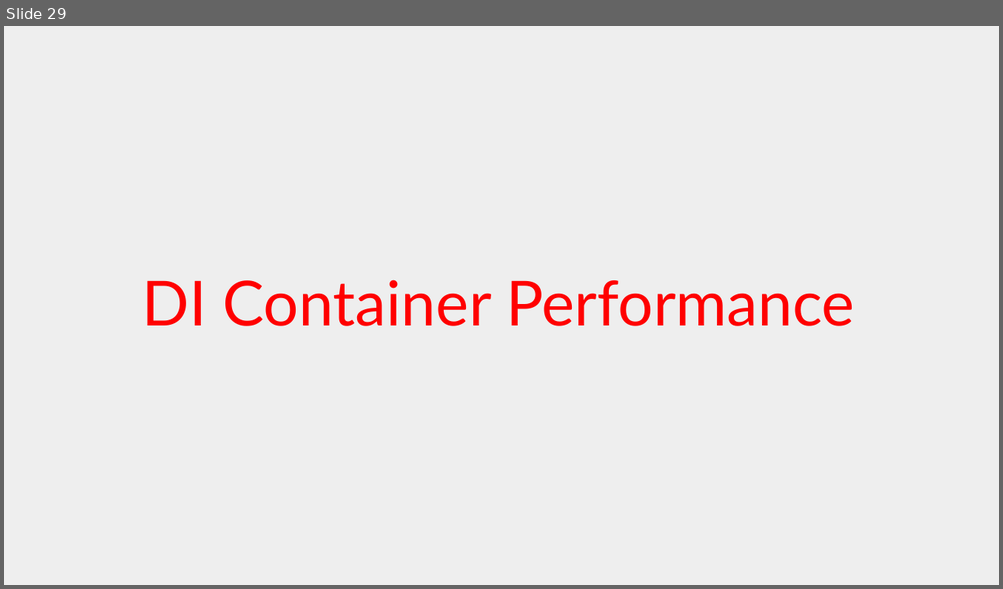
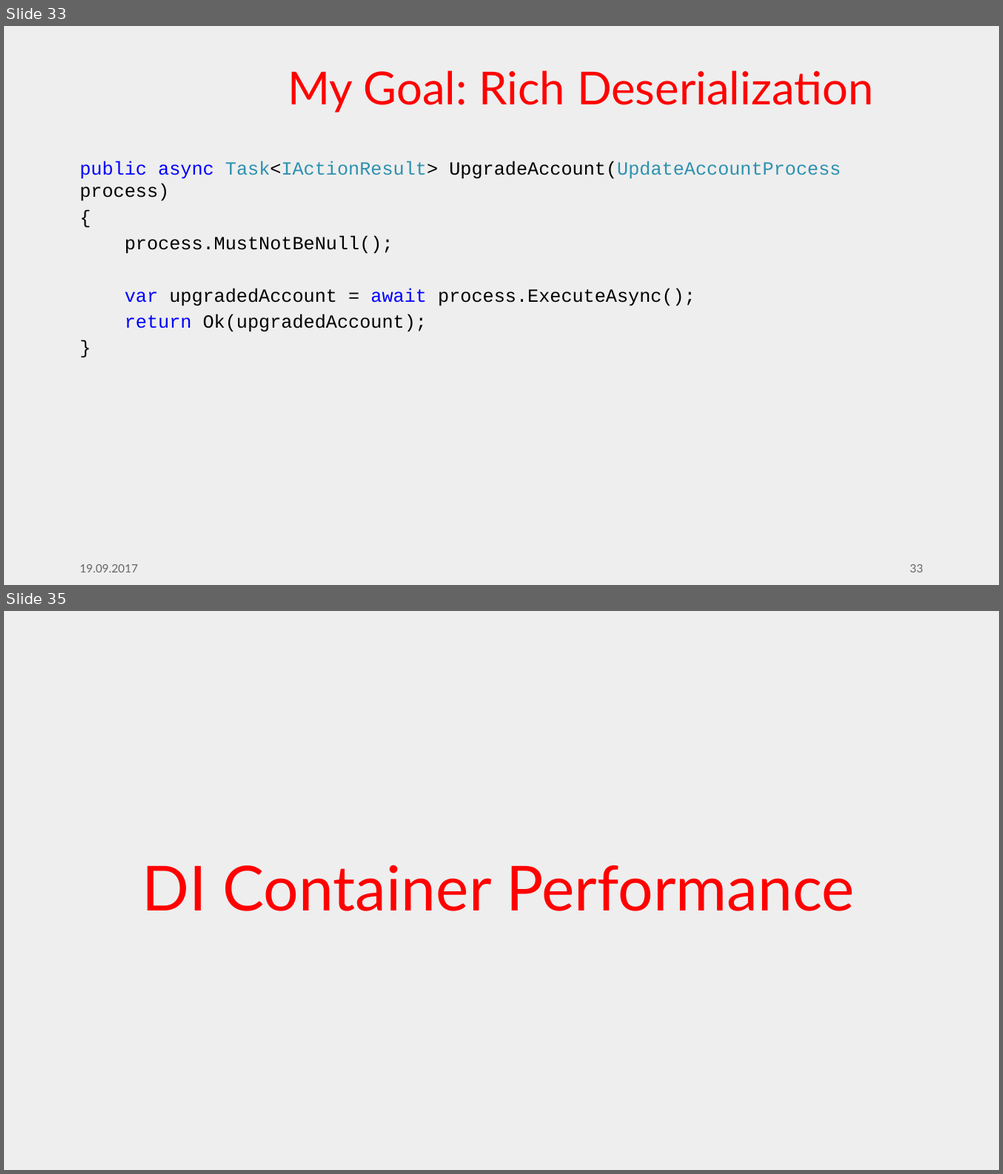
Before and after one commit to feO2x/AdcCore2017.DependencyInjection, a slide deck: ADC Core 2017 - Designing ASP.NET Core Apps with Dependency Injection in Mind.pptx. Shown one above the other, each under a label of ours: slide 29 before the commit, slides 33 and 35 after it; the slides between them are not shown. The pictures are 1003x589 and 1003x1174 pixels, drawn with LibreOffice and Linux fonts; fonts in the diff are those of the drawing; background and template pictures are left out. Boxes give left, top, right and bottom in pixels: in the first picture for what was removed or moved away, otherwise in the second. Text is boxed around its words. In the diff, an @@ line names an element or a change of style, - is before the commit and + after.

```diff
--- a/ADC Core 2017 - Designing ASP.NET Core Apps with Dependency Injection in Mind.pptx
+++ b/ADC Core 2017 - Designing ASP.NET Core Apps with Dependency Injection in Mind.pptx
@@ slide 33 added at <box>4,26,999,585</box>, background #EEEEEE @@
@@ title added at <box>287,70,874,113</box>, 44 pt, text #FF0000 @@
+My Goal: Rich Deserialization
@@ text added at <box>79,161,840,332</box>, 18 pt, text #000000 @@
+public async Task<IActionResult> UpgradeAccount(UpdateAccountProcess process)
+{
+process.MustNotBeNull();
+var upgradedAccount = await process.ExecuteAsync();
+return Ok(upgradedAccount);
+}
@@ text added at <box>79,565,138,573</box>, 11 pt, text #656565 @@
+19.09.2017
@@ page number added at <box>910,565,923,573</box>, 11 pt, text #656565 @@
+33
@@ what was slide 29 is now slide 35 @@
```
Also in this commit, not shown: 2 slides changed, 5 other slides added, 1 other file.
